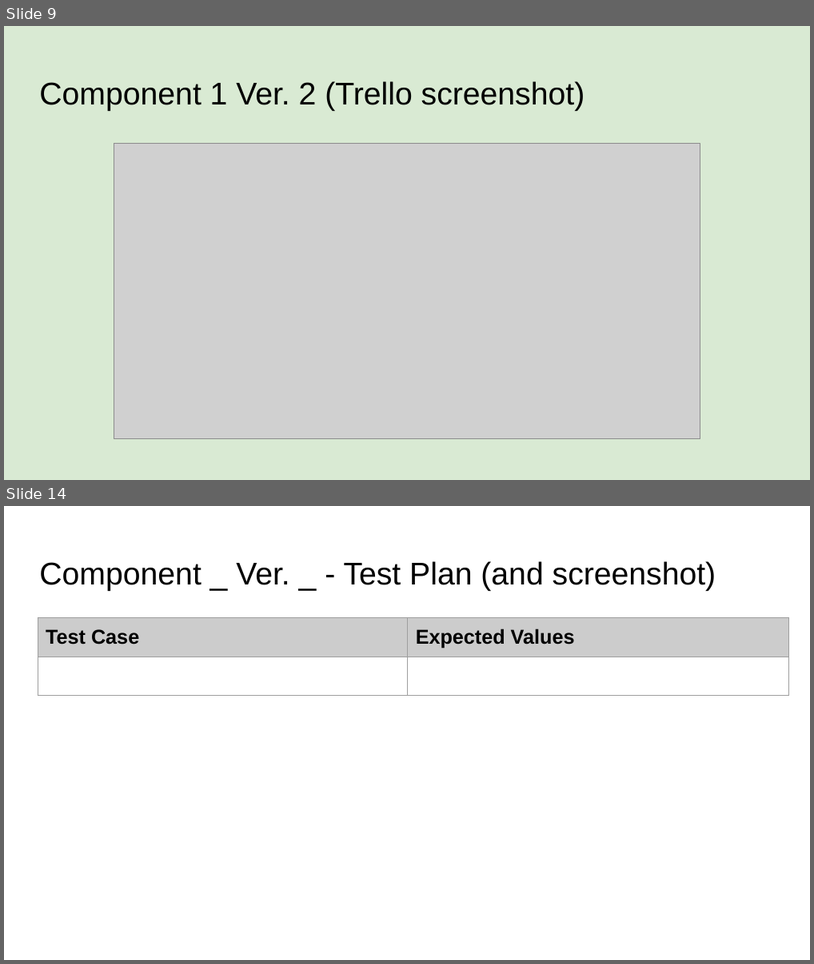
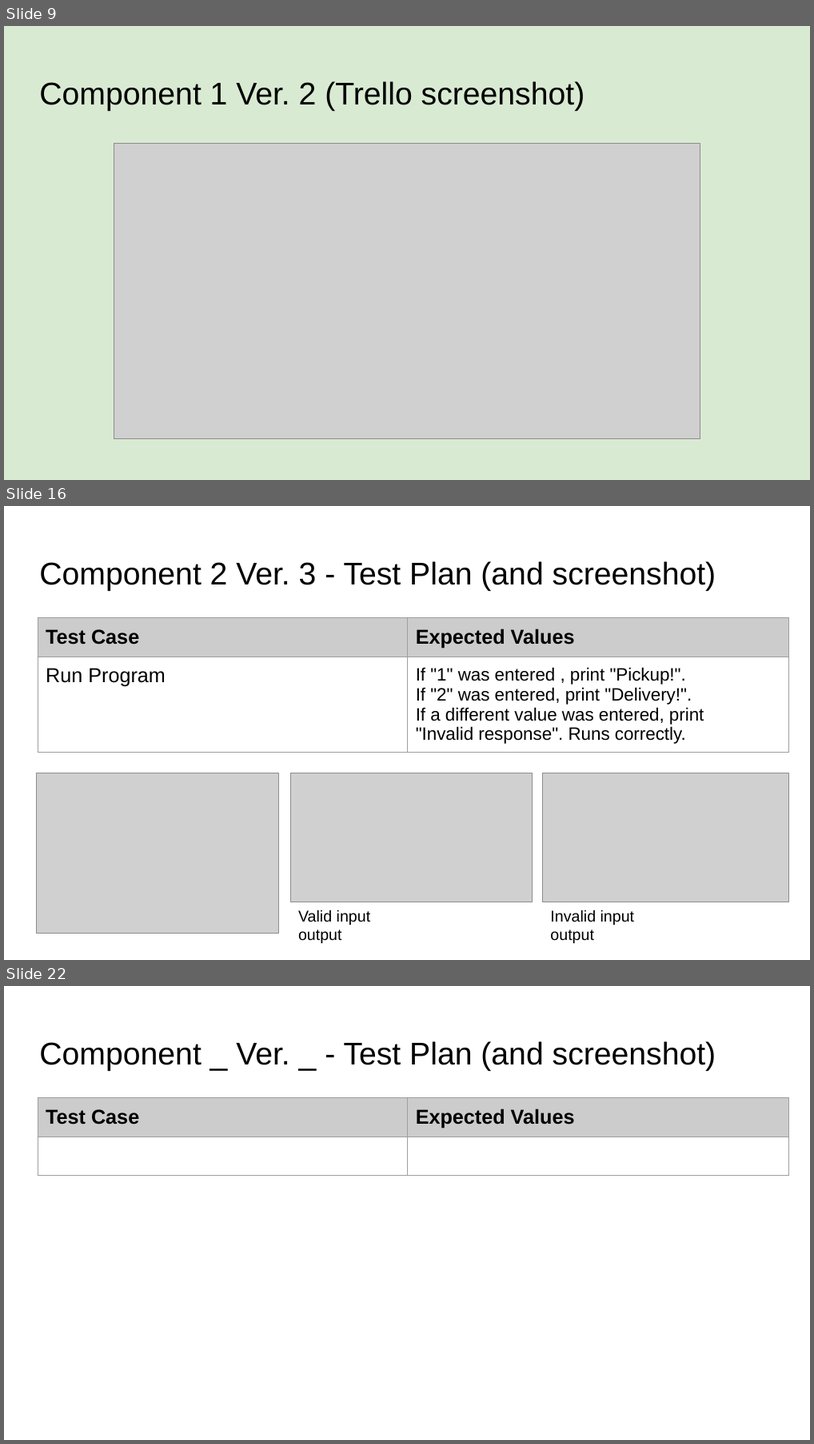
Before and after one commit to sinedotwav-e/pizzabot, a slide deck: pizzapowerpoint.pptx. Shown one above the other, each under a label of ours: slides 9 and 14 before the commit, slides 9, 16 and 22 after it; the slides between them are not shown. The pictures are 814x964 and 814x1444 pixels, drawn with LibreOffice and Linux fonts; fonts in the diff are those of the drawing; grey boxes stand for pictures. Boxes give left, top, right and bottom in pixels: in the first picture for what was removed or moved away, otherwise in the second. Text is boxed around its words. In the diff, an @@ line names an element or a change of style, - is before the commit and + after.

Commit message:
Created multiple versions of deliverypickup_v2
Created 3 additional versions of  deliverypickup_v2. deliverypickup_v5 is the latest version as of this commit.

```diff
--- a/pizzapowerpoint.pptx
+++ b/pizzapowerpoint.pptx
@@ slide 16 added at box(4, 506, 810, 960), background #FFFFFF @@
@@ title added at box(39, 561, 717, 591), 28 pt, text #000000 @@
+Component 2 Ver. 3 - Test Plan (and screenshot)
@@ table added at box(38, 618, 790, 761), 2 rows, 2 columns @@
+Test Case | Expected Values
+Run Program | If "1" was entered , print "Pickup!". / If "2" was entered, print "Delivery!". / If a different value was entered, print "Invalid response". Runs correctly.
@@ picture added at box(37, 773, 279, 932) @@
@@ picture added at box(290, 773, 532, 902) @@
@@ picture added at box(542, 773, 790, 902) @@
@@ text added at box(298, 909, 371, 943), 14 pt, text #000000 @@
+Valid input
+output
@@ text added at box(550, 909, 635, 943), 14 pt, text #000000 @@
+Invalid input
+output
@@ what was slide 14 is now slide 22 @@
```
Also in this commit, not shown: 6 slides changed, 7 other slides added, 15 other files.
